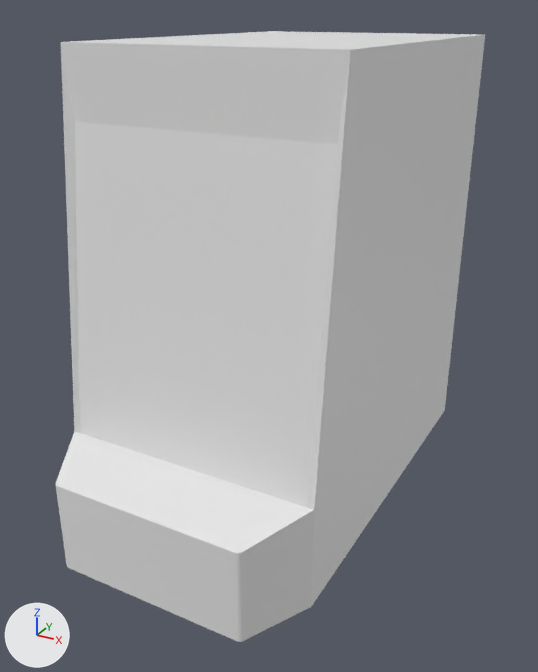
One commit to the FBX model Assets/Final Project/Models/Arcade/Big Wheel Arcade Game.fbx: the scene before it, then after it.
The view is the same before and after, from a 50 mm lens placed at (7.49, -13.74, 10.59), pointed at (0.15, -0.38, 3.91). Arrows for +X, +Y and +Z are at lower left; the lights stay in place. Materials are left out; every surface is plain grey. Where no turn or scale is listed for an object, it has been applied to the vertices.

The scene before the commit, as lines of its bpy script (objects in view):
```python
me_cube_001 = bpy.data.meshes.new('Cube.001')
me_cube_001.from_pydata(...)  # 222 vertices, 229 faces; spans x -2.85..2.85, y -5.03..5.2, z 0.0..10.03
me_cube_001.materials.append(mat_black_plastic)
me_cube_001.materials.append(mat_neon_1)
me_cube_001.materials.append(mat_neon_2)
me_cube_001.materials.append(mat_neon_3)
me_cube_001.materials.append(mat_white_light)
me_cube_001.materials.append(mat_blue_light)
me_cube_001.materials.append(mat_side_panel)
me_cube_001.materials.append(mat_front_panel)
me_cube_001.materials.append(mat_top_panel)
me_cube_001.materials.append(mat_info_panel)
me_cube_002 = bpy.data.meshes.new('Cube.002')
me_cube_002.from_pydata(...)  # 12 vertices, 3 faces; spans x -2.85..2.85, y -3.6..-1.41, z 2.28..8.64
me_cube_002.materials.append(mat_glass)
ob_cabinet = bpy.data.objects.new('Cabinet', me_cube_001)
ob_cabinet.location = (0.0, 0.0, 0.0)
ob_glass = bpy.data.objects.new('Glass', me_cube_002)
ob_glass.location = (0.0, 0.0, 0.0)
```
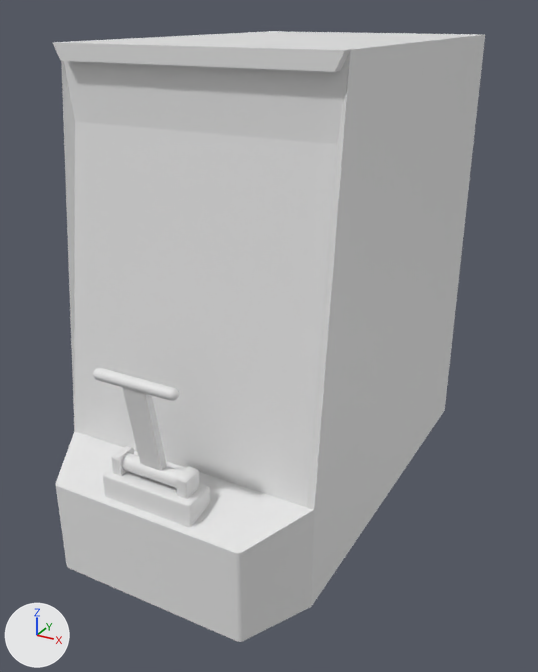
Pixel boxes (x1, y1, x2, y2) of what changed, in the pictures (538 x 672 px):
'Cabinet', reshaped
    before: (55, 31, 485, 642)
    after: (52, 31, 485, 642)
'Leaver Base', added
    after: (103, 446, 210, 527)
'Leaver', added
    after: (93, 368, 183, 488)
part 1 of me_cube_001, built on
    before: (61, 42, 350, 144)
    after: (52, 31, 481, 144)

The change, as a diff of the scene's bpy script:
```diff
--- a/Assets/Final Project/Models/Arcade/Big Wheel Arcade Game.fbx.py
+++ b/Assets/Final Project/Models/Arcade/Big Wheel Arcade Game.fbx.py
@@ me_cube_001 @@
 # used by ob_cabinet; location = (0.0, 0.0, 0.0)
-me_cube_001.from_pydata(...)  # 222 vertices, 229 faces; spans x -2.85..2.85, y -5.03..5.2, z 0.0..10.03
+me_cube_001.from_pydata(...)  # 249 vertices, 468 faces; spans x -2.85..2.85, y -5.03..5.2, z 0.0..10.03
+# me_cube_001 part 1: 2 vertices moved from x -2.61..2.6, y -2.79, z 8.74 to x -2.57..2.57, y -2.79, z 8.74; 2 vertices removed from x -2.74..2.74, y -2.79, z 9.93; 9 vertices added at x -2.85..2.85, y -3.0..5.2, z 9.73..10.03
@@ me_cube @@
+me_cube.from_pydata(...)  # 136 vertices, 230 faces; spans x -1.0..1.0, y -0.35..0.34, z -0.56..0.34
@@ me_cylinder_001 @@
+me_cylinder_001.from_pydata(...)  # 290 vertices, 528 faces; spans x -0.91..0.88, y -0.46..0.17, z -0.17..2.08
@@ ob_leaver_base @@
+ob_leaver_base = bpy.data.objects.new('Leaver Base', me_cube)
+ob_leaver_base.location = (0.0, -4.51, 2.59)
@@ ob_leaver @@
+ob_leaver = bpy.data.objects.new('Leaver', me_cylinder_001)
+ob_leaver.location = (0.0, -4.51, 2.73)
```
